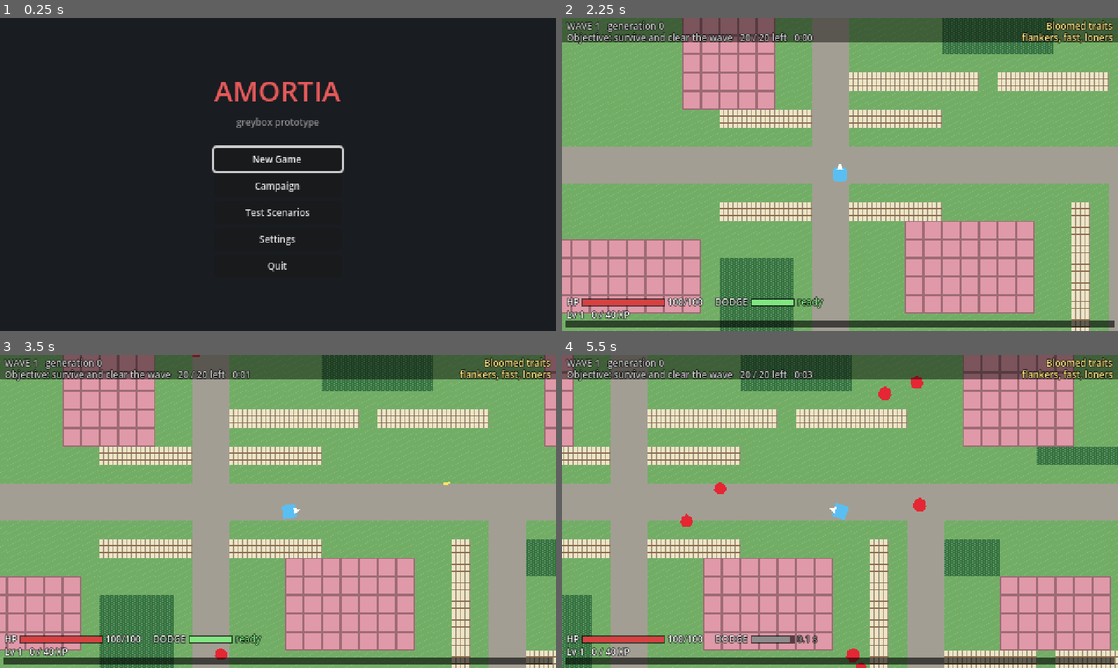
Above: before the commit, frames 1-4 (two rows, left to right).
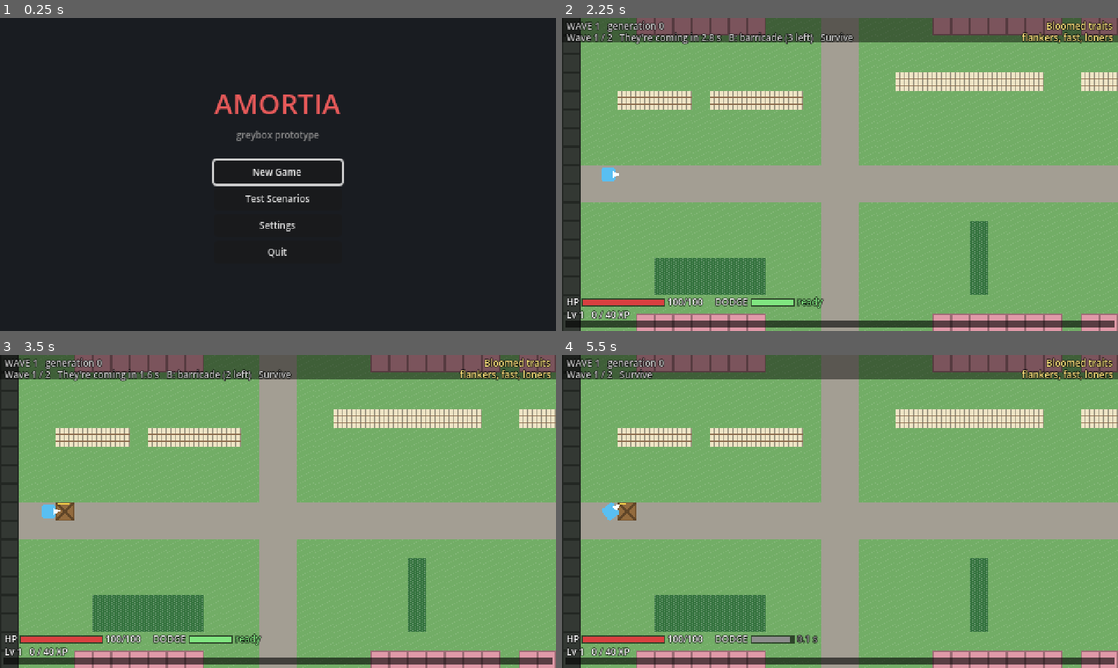
Above: after the commit, the same moments.

Repository: preritkothari16/amortia
Game: Godot game, scene res://ui/menus/main_menu.tscn
Two runs of this game, one before a commit and one after it. Both use one fixed random seed, a clock stepped at 60 frames per second and the inputs below.
Inputs (mouse positions are in pixels of both pictures, inside the frame that each line leads up to):
- Up to frame 1 (0.25 s): no input
- Up to frame 2 (2.25 s): click "Test Scenarios" at 0.5 s; click "Back" at 1.25 s; click "New Game" at 2 s
- Up to frame 3 (3.5 s): tap Enter (ui_accept) at 2.75, 3.02 s; move the mouse to (400, 495) at 2.77 s; hold D (move_right) from 2.78 s (still down); tap B (build) at 2.85 s; click (400, 495) at 2.92 s
- Up to frame 4 (5.5 s): release D (move_right) at 3.5 s; drag from (728, 527) to (1012, 483) at 3.52 s; move the mouse to (895, 442) at 4.27 s; hold D (move_right) 4.28-5 s; tap Space (dodge) at 4.35 s; tap B (build) at 4.55 s; drag from (812, 574) to (673, 464) at 5.02 s

The runs differ from the first frame. In frame 1, 3.1% of the frame differs, in the area x 38-62%, y 20-82%; in frame 2, 48%; in frame 3, 56%; in frame 4, 61%, in the area x 0-100%, y 0-100%.

Commit message:
Menu: New Game/Continue are the campaign; Endless moves to Test Scenarios
Co-Authored-By: Claude Sonnet 5.5 <noreply@anthropic.com>

Diff:
--- a/tests/test_audit_regressions.gd
+++ b/tests/test_audit_regressions.gd
@@ -68,7 +68,7 @@
 	assert_eq(GameState.save_campaign(), OK)
 	var menu: Node = load("res://ui/menus/main_menu.tscn").instantiate()
 	add_child_autofree(menu)
-	assert_true(menu._campaign_continue.visible, "Continue Campaign is visible during New Game+")
+	assert_true(menu._continue_button.visible, "Continue Campaign is visible during New Game+")
 
 
 # --- Safehouse resume ------------------------------------------------------------------------
@@ -190,3 +190,37 @@
 		assert_lte((label as Label).get_combined_minimum_size().x, 480.0, "label too wide: " + (label as Label).text)
 		checked += 1
 	assert_gt(checked, 4)
+
+
+# --- Main menu: New Game is the campaign, Endless lives in Test Scenarios ----------------------
+
+func _button_texts(root_node: Node) -> PackedStringArray:
+	var texts: PackedStringArray = PackedStringArray()
+	for b: Node in root_node.find_children("*", "Button", true, false):
+		texts.append((b as Button).text)
+	return texts
+
+
+func test_main_menu_new_game_is_the_campaign_and_endless_is_a_test_scenario() -> void:
+	GameState.test_mode = false
+	var menu: Node = load("res://ui/menus/main_menu.tscn").instantiate()
+	add_child_autofree(menu)
+	var top: PackedStringArray = _button_texts(menu._menu)
+	assert_true(top.has("New Game"))
+	assert_true(top.has("Test Scenarios"))
+	assert_false(top.has("Campaign"), "no separate Campaign submenu any more")
+	for t: String in top:
+		assert_false(t.begins_with("Endless"), "Endless is not a top-level button")
+	assert_true(_button_texts(menu._scenario_menu).has("Endless (wave loop)"))
+
+
+func test_endless_from_the_menu_is_a_test_run_that_saves_nothing() -> void:
+	var menu: Node = load("res://ui/menus/main_menu.tscn").instantiate()
+	add_child_autofree(menu)
+	GameState.start_new_campaign()
+	GameState.save_campaign()
+	var before: String = FileAccess.get_file_as_string(SaveSystem.CAMPAIGN_PATH)
+	GameState.test_mode = true
+	GameState.endless_mode = true
+	GameState.note_endless_wave(9)
+	assert_eq(FileAccess.get_file_as_string(SaveSystem.CAMPAIGN_PATH), before, "campaign save untouched")
--- a/ui/menus/main_menu.gd
+++ b/ui/menus/main_menu.gd
@@ -1,8 +1,8 @@
 class_name MainMenu
 extends Control
-## Greybox main menu: New Game / Continue (the prototype wave loop), Campaign (16 levels:
-## new, continue, New Game+ and Endless once the campaign is won), Test Scenarios (jump right
-## before a campaign moment, nothing saved - DebugScenarios), Settings (placeholder), Quit.
+## Greybox main menu: New Game / Continue (the campaign: 4 zones, 16 levels), New Game+ once the
+## Seed is destroyed, Test Scenarios (jump right before a campaign moment, plus the Endless
+## wave loop; nothing is saved - DebugScenarios), Settings (placeholder), Quit.
 ## Built in code like the other prototype menus. Keyboard: arrows + Enter, Esc goes back.
 
 const GAME_SCENE: String = "res://world/main.tscn"
@@ -11,15 +11,11 @@
 
 var _menu: VBoxContainer
 var _settings: VBoxContainer
-var _campaign_menu: VBoxContainer
 var _scenario_menu: VBoxContainer
 var _scenario_first: Button
 var _scenario_last_wave: CheckBox
-var _campaign_continue: Button
 var _new_game_button: Button
 var _continue_button: Button
-## Shown when Continue fails (unreadable save).
-var _message: Label
 
 
 func _ready() -> void:
@@ -44,19 +40,24 @@
 	_menu = VBoxContainer.new()
 	_menu.add_theme_constant_override("separation", 3)
 	column.add_child(_menu)
-	_new_game_button = _add_button(_menu, "New Game", _on_new_game)
-	_continue_button = _add_button(_menu, "Continue", _on_continue)
-	_continue_button.visible = SaveSystem.has_save()
-	_message = Label.new()
-	_message.horizontal_alignment = HORIZONTAL_ALIGNMENT_CENTER
-	_message.add_theme_font_size_override("font_size", FONT_SIZE)
-	_message.add_theme_color_override("font_color", Color(1.0, 0.6, 0.4))
-	_message.visible = false
-	_add_button(_menu, "Campaign", _show_campaign.bind(true))
+	# A test scenario run keeps its state in memory (e.g. the victory unlocks) and is never saved.
+	var has_campaign: bool = GameState.test_mode or GameState.load_campaign()
+	if GameState.test_mode:
+		_add_label(_menu, "TEST MODE - nothing is saved", FONT_SIZE, Color(1.0, 0.6, 0.4))
+		_add_button(_menu, "Leave test mode", _on_leave_test_mode)
+	_new_game_button = _add_button(_menu, "New Game", _on_new_campaign.bind(false))
+	_continue_button = _add_button(_menu, "Continue", _on_continue_campaign)
+	_continue_button.visible = has_campaign and GameState.campaign_active and not GameState.campaign_won
+	if _continue_button.visible:
+		var level: LevelConfig = GameState.current_level()
+		_continue_button.text = "Continue: " + ("Safehouse" if GameState.safehouse_pending
+				else (level.title if level != null else ""))
+		_continue_button.custom_minimum_size = Vector2(150, 16)
+	if GameState.ng_plus_unlocked:
+		_add_button(_menu, "New Game+", _on_new_campaign.bind(true))
 	_add_button(_menu, "Test Scenarios", _show_scenarios.bind(true))
 	_add_button(_menu, "Settings", _show_settings.bind(true))
 	_add_button(_menu, "Quit", _on_quit)
-	_menu.add_child(_message)
 
 	_settings = VBoxContainer.new()
 	_settings.add_theme_constant_override("separation", 3)
@@ -66,49 +67,21 @@
 	_add_label(_settings, "Audio, controls and display\noptions come in a later phase.", FONT_SIZE, Color(0.6, 0.6, 0.6))
 	_add_button(_settings, "Back", _show_settings.bind(false))
 
-	_build_campaign_menu(column)
 	_build_scenario_menu(column)
 	_new_game_button.grab_focus()
-
-
-## Campaign submenu. Unlocks come from the campaign save.
-func _build_campaign_menu(column: VBoxContainer) -> void:
-	# A test scenario run keeps its state in memory (e.g. the victory unlocks) and is never saved.
-	var has_campaign: bool = GameState.test_mode or GameState.load_campaign()
-	_campaign_menu = VBoxContainer.new()
-	_campaign_menu.add_theme_constant_override("separation", 3)
-	_campaign_menu.visible = false
-	column.add_child(_campaign_menu)
-	_add_label(_campaign_menu, "CAMPAIGN", 10, Color.WHITE)
-	if GameState.test_mode:
-		_add_label(_campaign_menu, "TEST MODE - nothing is saved", FONT_SIZE, Color(1.0, 0.6, 0.4))
-		_add_button(_campaign_menu, "Leave test mode", _on_leave_test_mode)
-	_add_button(_campaign_menu, "New Campaign", _on_new_campaign.bind(false))
-	_campaign_continue = _add_button(_campaign_menu, "Continue Campaign", _on_continue_campaign)
-	_campaign_continue.visible = has_campaign and GameState.campaign_active and not GameState.campaign_won
-	if _campaign_continue.visible:
-		var level: LevelConfig = GameState.current_level()
-		var where: String = "Safehouse" if GameState.safehouse_pending else (level.title if level != null else "")
-		_add_label(_campaign_menu, where, FONT_SIZE, Color(0.6, 0.6, 0.6))
-	var ng: Button = _add_button(_campaign_menu, "New Game+", _on_new_campaign.bind(true))
-	ng.disabled = not GameState.ng_plus_unlocked
-	var endless: Button = _add_button(_campaign_menu, "Endless" + (" (best wave %d)" % GameState.endless_best_wave
-			if GameState.endless_best_wave > 0 else ""), _on_endless)
-	endless.disabled = not GameState.endless_unlocked
-	if ng.disabled:
-		_add_label(_campaign_menu, "Destroy the Seed to unlock New Game+ and Endless.", FONT_SIZE, Color(0.55, 0.55, 0.55))
-	_add_button(_campaign_menu, "Back", _show_campaign.bind(false))
 
 
 func _on_new_campaign(ng_plus: bool) -> void:
 	if GameState.test_mode and not ng_plus:
 		GameState.end_test_mode()  # a real new campaign (New Game+ after a test victory stays a test)
+	GameState.endless_mode = false
 	GameState.start_new_campaign(ng_plus)
 	GameState.save_campaign()
 	GameState.start_current_level(get_tree())
 
 
 func _on_continue_campaign() -> void:
+	GameState.endless_mode = false
 	GameState.campaign_active = true
 	if GameState.safehouse_pending:
 		# The zone's Apex is already beaten: carry on from the Safehouse, don't replay the boss.
@@ -118,10 +91,12 @@
 	GameState.start_current_level(get_tree())
 
 
-## Endless (post-game): the evolution loop with no end, best wave remembered.
+## Endless (test only): the plain evolution loop on Maple Hollow, no objective, no end. A test
+## run, so nothing is saved (not the campaign, not the old prototype save).
 func _on_endless() -> void:
+	GameState.test_mode = true
 	GameState.endless_mode = true
-	SaveSystem.pending_state = {}
+	GameState.leave_campaign()
 	get_tree().change_scene_to_file(GAME_SCENE)
 
 
@@ -152,6 +127,9 @@
 		b.custom_minimum_size = Vector2(150, 16)
 		if _scenario_first == null:
 			_scenario_first = b
+
+	var endless: Button = _add_button(left, "Endless (wave loop)", _on_endless)
+	endless.custom_minimum_size = Vector2(150, 16)
 
 	var right: VBoxContainer = VBoxContainer.new()
 	right.add_theme_constant_override("separation", 3)
@@ -197,52 +175,13 @@
 		_menu.get_children().filter(func(c: Node) -> bool: return c is Button and c.visible)[0].grab_focus()
 
 
-func _show_campaign(open: bool) -> void:
-	_menu.visible = not open
-	_campaign_menu.visible = open
-	var first: Button = (_campaign_menu if open else _menu).get_children().filter(
-		func(c: Node) -> bool: return c is Button and c.visible and not c.disabled)[0]
-	first.grab_focus()
-
-
 func _unhandled_input(event: InputEvent) -> void:
 	if _settings.visible and event.is_action_pressed("ui_cancel"):
 		get_viewport().set_input_as_handled()
 		_show_settings(false)
-	elif _campaign_menu.visible and event.is_action_pressed("ui_cancel"):
-		get_viewport().set_input_as_handled()
-		_show_campaign(false)
 	elif _scenario_menu.visible and event.is_action_pressed("ui_cancel"):
 		get_viewport().set_input_as_handled()
 		_show_scenarios(false)
-
-
-## Fresh start. The old save stays until the new game's first checkpoint overwrites it.
-func _on_new_game() -> void:
-	if GameState.test_mode:
-		GameState.end_test_mode()
-	GameState.leave_campaign()
-	GameState.endless_mode = false
-	SaveSystem.pending_state = {}
-	get_tree().change_scene_to_file(GAME_SCENE)
-
-
-## Reads the save and hands it to the level (which validates it in detail).
-func _on_continue() -> void:
-	var result: Dictionary = SaveSystem.read_save()
-	if not result["ok"]:
-		_message.text = "Can't load the save: %s.
-New Game will replace it." % result["error"]
-		_message.visible = true
-		_continue_button.visible = false
-		_new_game_button.grab_focus()
-		return
-	if GameState.test_mode:
-		GameState.end_test_mode()
-	GameState.leave_campaign()
-	GameState.endless_mode = false
-	SaveSystem.pending_state = result["data"]
-	get_tree().change_scene_to_file(GAME_SCENE)
 
 
 func _on_quit() -> void:
--- a/ui/menus/safehouse.gd
+++ b/ui/menus/safehouse.gd
@@ -32,7 +32,7 @@
 	var done: ZoneConfig = zones[GameState.current_zone - 1]
 	if victory:
 		_label("THE SEED IS DESTROYED", 14, Color(0.6, 1.0, 0.6))
-		_label("Campaign complete. Endless and New Game+ are unlocked.", FONT_SIZE, Color(0.8, 0.8, 0.8))
+		_label("Campaign complete. New Game+ is unlocked.", FONT_SIZE, Color(0.8, 0.8, 0.8))
 	else:
 		_label("SAFEHOUSE", 14, Color(1.0, 0.85, 0.5))
 		_label("%s cleared." % done.title, FONT_SIZE, Color(0.8, 0.8, 0.8))
--- a/world/campaign/debug_scenarios.gd
+++ b/world/campaign/debug_scenarios.gd
@@ -20,7 +20,7 @@
 	{"text": "Apex boss -> Safehouse", "zone": 1, "level": 3, "scene": "level", "last_wave": false},
 	{"text": "Safehouse -> Lowtide (new zone)", "zone": 1, "level": 3, "scene": "safehouse", "last_wave": false},
 	{"text": "The Seed -> victory", "zone": 4, "level": 3, "scene": "level", "last_wave": false},
-	{"text": "Victory -> Endless / New Game+", "zone": 4, "level": 3, "scene": "victory", "last_wave": false},
+	{"text": "Victory -> New Game+", "zone": 4, "level": 3, "scene": "victory", "last_wave": false},
 ]
 
 
Not shown, changed: HANDOFF.md
Not shown, changed: docs/audit/REMAINING_ISSUES.md
